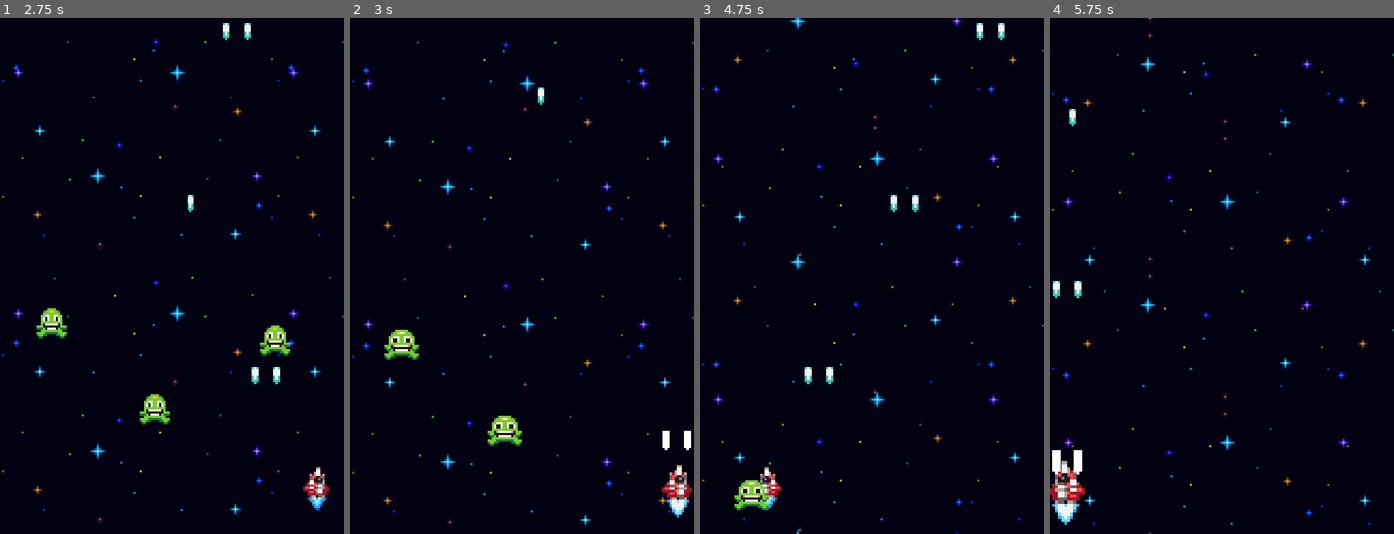
Above: before the commit, frames 1-4 (left to right).
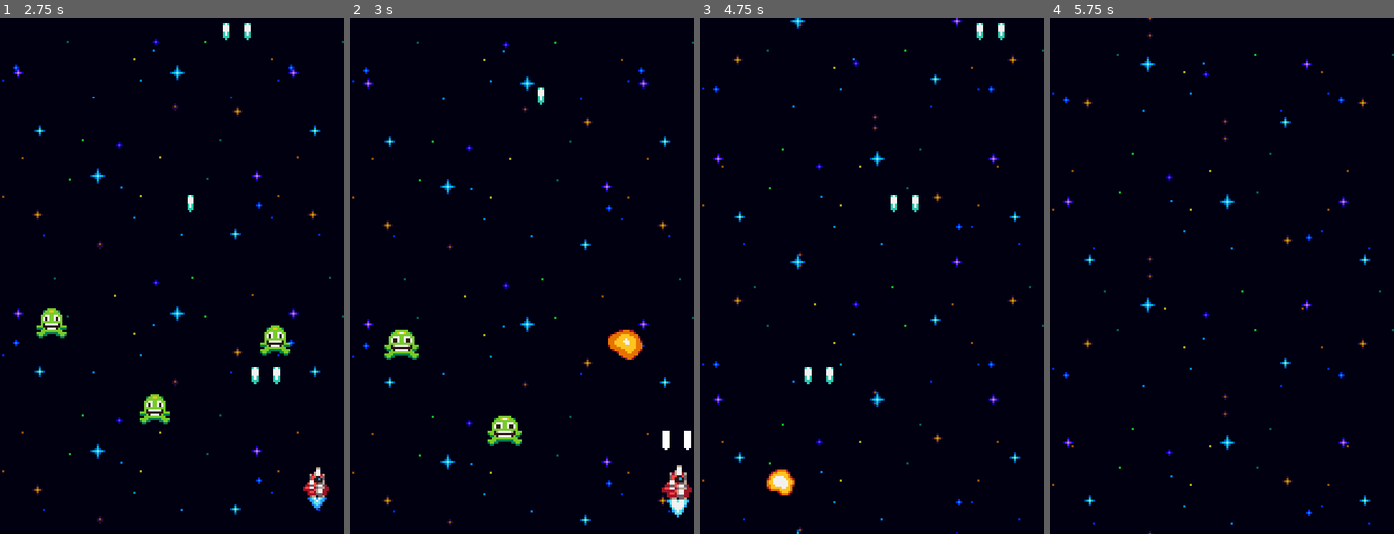
Above: after the commit, the same moments.

Repository: jjmato/godot-piumpium
Game: Godot game, scene res://world.tscn
The game is run twice, just before and just after one commit, with the same random seed, the same clock (stepped at 60 frames per second) and the same inputs.
Inputs:
- Up to frame 1 (2.75 s): tap Enter (ui_accept) at 0.5, 0.77, 1.52 s; hold Right (ui_right) 0.53-1.28 s; hold Left (ui_left) 1.28-2.03 s; hold Right (ui_right) from 2.03 s (still down)
- Up to frame 2 (3 s): keep holding Right (ui_right)
- Up to frame 3 (4.75 s): tap Enter (ui_accept) at 3.02, 3.77, 4.52 s; release Right (ui_right) at 3.53 s; hold Left (ui_left) from 3.53 s (still down)
- Up to frame 4 (5.75 s): keep holding Left (ui_left)

Frame 1 is identical in both runs. In frame 2, 0.4% of the frame differs, in the area x 75-85%, y 60-67%; in frame 3, 0.9%; in frame 4, 1.1%, in the area x 0-11%, y 17-99%.

Commit message:
feat: ✨hurt and delete player

Diff:
--- a/components/onetime_animated_effect.gd
+++ b/components/onetime_animated_effect.gd
@@ -8,3 +8,4 @@
 func _ready() -> void:
 	# Free this node when the animation is finished
 	animation_finished.connect(queue_free)
+	animation_looped.connect(queue_free)
--- /dev/null
+++ b/effects/explosion_effect.tscn
@@ -0,0 +1,53 @@
+[gd_scene load_steps=9 format=3 uid="uid://c0yadb3gox1e8"]
+
+[ext_resource type="Texture2D" uid="uid://cq1dfvqeis0bc" path="res://assets/explosion.png" id="1_ia1go"]
+[ext_resource type="Script" path="res://components/onetime_animated_effect.gd" id="2_5s20f"]
+
+[sub_resource type="AtlasTexture" id="AtlasTexture_xfotg"]
+atlas = ExtResource("1_ia1go")
+region = Rect2(0, 0, 16, 16)
+
+[sub_resource type="AtlasTexture" id="AtlasTexture_hxhnp"]
+atlas = ExtResource("1_ia1go")
+region = Rect2(16, 0, 16, 16)
+
+[sub_resource type="AtlasTexture" id="AtlasTexture_2pcky"]
+atlas = ExtResource("1_ia1go")
+region = Rect2(32, 0, 16, 16)
+
+[sub_resource type="AtlasTexture" id="AtlasTexture_t65oo"]
+atlas = ExtResource("1_ia1go")
+region = Rect2(48, 0, 16, 16)
+
+[sub_resource type="AtlasTexture" id="AtlasTexture_tdkt0"]
+atlas = ExtResource("1_ia1go")
+region = Rect2(64, 0, 16, 16)
+
+[sub_resource type="SpriteFrames" id="SpriteFrames_1eu33"]
+animations = [{
+"frames": [{
+"duration": 1.0,
+"texture": SubResource("AtlasTexture_xfotg")
+}, {
+"duration": 1.0,
+"texture": SubResource("AtlasTexture_hxhnp")
+}, {
+"duration": 1.0,
+"texture": SubResource("AtlasTexture_2pcky")
+}, {
+"duration": 1.0,
+"texture": SubResource("AtlasTexture_t65oo")
+}, {
+"duration": 1.0,
+"texture": SubResource("AtlasTexture_tdkt0")
+}],
+"loop": true,
+"name": &"default",
+"speed": 10.0
+}]
+
+[node name="ExplosionEffect" type="AnimatedSprite2D"]
+sprite_frames = SubResource("SpriteFrames_1eu33")
+autoplay = "default"
+frame_progress = 0.900636
+script = ExtResource("2_5s20f")
--- a/enemies/enemy.gd
+++ b/enemies/enemy.gd
@@ -12,8 +12,6 @@
 func _ready() -> void:
 	visible_on_screen_notifier_2d.screen_exited.connect(queue_free)
 
-	stats_component.no_health.connect(queue_free)
-
 	hurtbox_component.hurt.connect(func(hitbox):
 		scale_component.tween_scale()
 		shake_component.tween_shake()
@@ -21,3 +19,5 @@
 	)
 
 	stats_component.no_health.connect(queue_free)
+
+	hitbox_component.hit_hurtbox.connect(queue_free.unbind(1))
--- a/enemies/enemy.tscn
+++ b/enemies/enemy.tscn
@@ -9,6 +9,9 @@
 [ext_resource type="Script" path="res://components/hitbox_component.gd" id="7_pk5cc"]
 [ext_resource type="Script" path="res://components/hurtbox_component.gd" id="8_qguqs"]
 [ext_resource type="Script" path="res://components/hurt_component.gd" id="9_t0ruc"]
+[ext_resource type="Script" path="res://components/spawner_component.gd" id="10_36mp4"]
+[ext_resource type="PackedScene" uid="uid://c0yadb3gox1e8" path="res://effects/explosion_effect.tscn" id="11_78rir"]
+[ext_resource type="Script" path="res://components/destroyed_component.gd" id="12_d7bmg"]
 
 [node name="Enemy" type="Node2D"]
 script = ExtResource("1_e2muq")
@@ -49,3 +52,13 @@
 script = ExtResource("9_t0ruc")
 stats_component = NodePath("../StatsComponent")
 hurtbox_component = NodePath("../HurtboxComponent")
+
+[node name="SpawnerComponent" type="Node2D" parent="."]
+script = ExtResource("10_36mp4")
+scene = ExtResource("11_78rir")
+
+[node name="DestroyedComponent" type="Node" parent="." node_paths=PackedStringArray("actor", "stats_component", "destroy_effect_spawner_component")]
+script = ExtResource("12_d7bmg")
+actor = NodePath("..")
+stats_component = NodePath("../StatsComponent")
+destroy_effect_spawner_component = NodePath("../SpawnerComponent")
--- a/player_ship/ship.tscn
+++ b/player_ship/ship.tscn
@@ -10,6 +10,11 @@
 [ext_resource type="Script" path="res://components/spawner_component.gd" id="6_551ep"]
 [ext_resource type="PackedScene" uid="uid://cbssbi5ey6sl3" path="res://projectiles/laser.tscn" id="7_1s8nf"]
 [ext_resource type="Script" path="res://components/scale_component.gd" id="9_65orp"]
+[ext_resource type="Script" path="res://components/stats_component.gd" id="11_edj05"]
+[ext_resource type="Script" path="res://components/hurt_component.gd" id="12_s0rgq"]
+[ext_resource type="Script" path="res://components/hurtbox_component.gd" id="13_57kwg"]
+[ext_resource type="PackedScene" uid="uid://c0yadb3gox1e8" path="res://effects/explosion_effect.tscn" id="14_os3ml"]
+[ext_resource type="Script" path="res://components/destroyed_component.gd" id="15_esr6r"]
 
 [sub_resource type="AtlasTexture" id="AtlasTexture_fo38e"]
 atlas = ExtResource("3_xyfni")
@@ -158,3 +163,28 @@
 [node name="ScaleComponent" type="Node" parent="." node_paths=PackedStringArray("sprite")]
 script = ExtResource("9_65orp")
 sprite = NodePath("../Anchor")
+
+[node name="StatsComponent" type="Node" parent="."]
+script = ExtResource("11_edj05")
+
+[node name="HurtComponent" type="Node" parent="." node_paths=PackedStringArray("stats_component", "hurtbox_component")]
+script = ExtResource("12_s0rgq")
+stats_component = NodePath("../StatsComponent")
+hurtbox_component = NodePath("../HurtboxComponent")
+
+[node name="HurtboxComponent" type="Area2D" parent="."]
+collision_mask = 0
+script = ExtResource("13_57kwg")
+
+[node name="CollisionPolygon2D" type="CollisionPolygon2D" parent="HurtboxComponent"]
+polygon = PackedVector2Array(-1, -7, 1, -7, 5, 0, 8, 2, 8, 4, 5, 4, 5, 7, -5, 7, -5, 4, -8, 4, -8, 2, -5, 0)
+
+[node name="ExplosionSpawnerComponent" type="Node2D" parent="."]
+script = ExtResource("6_551ep")
+scene = ExtResource("14_os3ml")
+
+[node name="DestroyedComponent" type="Node" parent="." node_paths=PackedStringArray("actor", "stats_component", "destroy_effect_spawner_component")]
+script = ExtResource("15_esr6r")
+actor = NodePath("..")
+stats_component = NodePath("../StatsComponent")
+destroy_effect_spawner_component = NodePath("../ExplosionSpawnerComponent")
Not shown: 1 places in enemies/enemy.tscn that only renumber resources
Not shown: 1 places in player_ship/ship.tscn that only renumber resources
